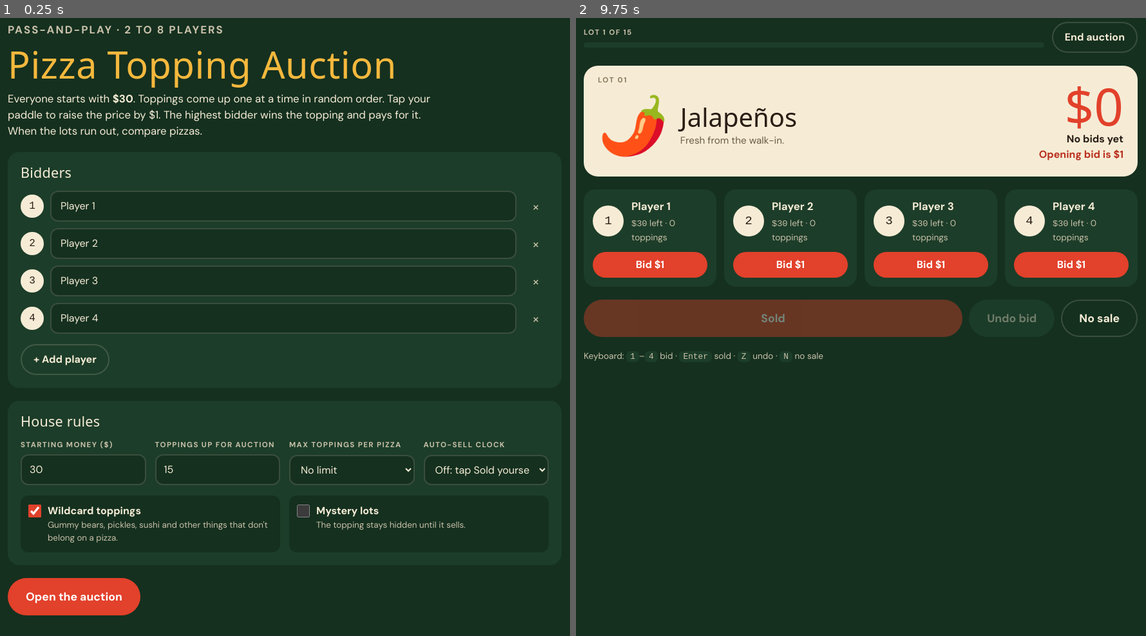
Above: before the commit, frames 1-2 (left to right).
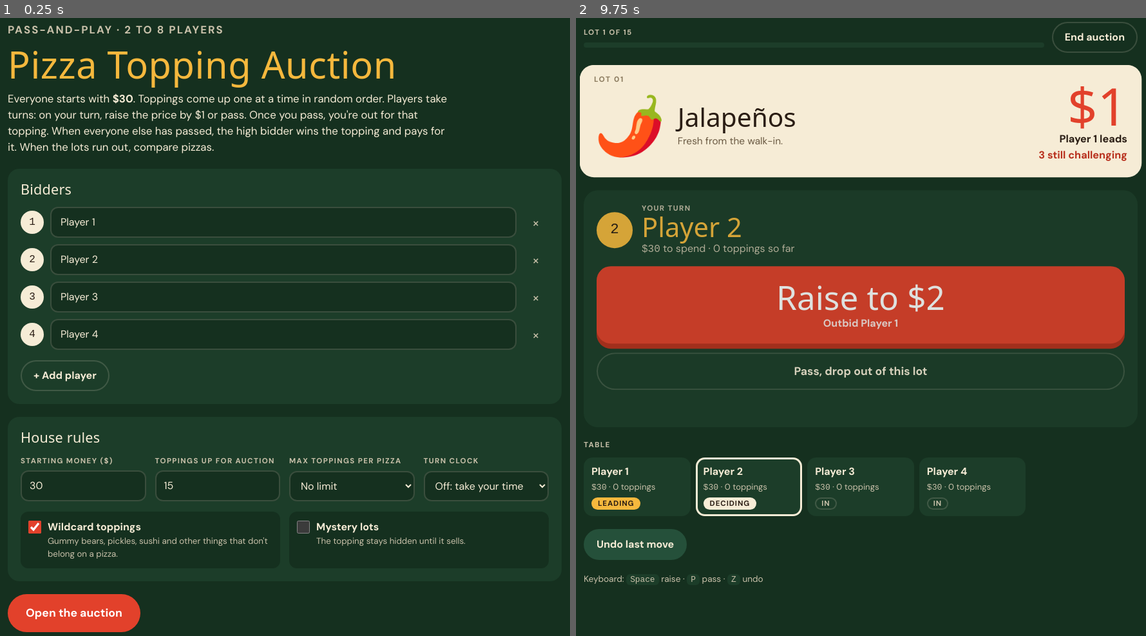
Above: after the commit, the same moments.

Repository: nkthn/game
Game: browser game, page index.html
Two runs of this game, one before a commit and one after it. Both use one fixed random seed, a clock stepped at 60 frames per second and the inputs below.
Inputs (mouse positions are in pixels of both pictures, inside the frame that each line leads up to; where the layout moved, square brackets give the same spot in the first picture):
- Up to frame 1 (0.25 s): no input
- Up to frame 2 (9.75 s): click "PASS-AND-PLAY · 2 TO 8 PLAYERS" at 0.27 s; tap Space every 0.5 s from 1.1 to 9.6 s; click (861, 611) [861, 598] at 2.02 s; tap N at 2.52, 7.52 s; tap Enter at 3.52 s; click (804, 123) [804, 116] at 4.52 s; tap P at 4.52, 8.52 s; click (861, 191) [861, 172] at 7.02 s; click "Open the auction" at 9.52 s

The runs differ from the first frame. In frame 1, 9.7% of the frame differs, in the area x 1-97%, y 12-100%; in frame 2, 20%, in the area x 0-100%, y 7-92%.

Commit message:
Make the auction turn-based with a big Raise button
Players now take turns in order: raise the price by $1 or pass. Passing
drops you out of that topping, players who can't afford the next raise
drop out automatically, and the lot sells once nobody is left to
challenge the high bidder. The opening player rotates each lot, the
optional clock is now a per-turn auto-pass, and undo steps back one move.

Co-Authored-By: Claude Opus 5.5 <noreply@anthropic.com>
Claude-Session: https://claude.ai/code/session_01GNwXg4oJDz2fLqffgzYGgn

Diff:
--- a/index.html
+++ b/index.html
@@ -125,23 +125,32 @@
 .stamp.nosale .inner { border-color: #8a7a5e; color: #8a7a5e; }
 @keyframes stamp { from { transform: rotate(-6deg) scale(1.8); opacity: 0; } to { transform: rotate(-6deg) scale(1); opacity: 1; } }
 
-.paddles { display: grid; grid-template-columns: repeat(auto-fill, minmax(190px, 1fr)); gap: 12px; }
-.paddle {
-  border: 0; text-align: left; border-radius: 18px; padding: 14px; background: var(--felt-2);
-  display: grid; grid-template-columns: auto 1fr; gap: 4px 12px; align-items: center;
-  box-shadow: inset 0 0 0 2px transparent; transition: background .15s, box-shadow .15s, transform .08s;
-}
-.paddle .disc { grid-row: span 2; width: 48px; height: 48px; border-radius: 50%; background: var(--dough); color: var(--ink); display: grid; place-items: center; font-family: var(--font-num); font-size: 1.2rem; }
-.paddle .pname { font-weight: 700; font-size: 1.05rem; overflow-wrap: anywhere; min-width: 0; }
-.paddle .pmeta { font-size: .85rem; color: var(--dough-dim); }
-.paddle .act { grid-column: 1 / -1; margin-top: 8px; padding: 8px 12px; border-radius: 99px; text-align: center; font-weight: 700; background: var(--tomato); color: #fff; }
-.paddle:hover:not(:disabled) { background: var(--felt-3); }
-.paddle:active:not(:disabled) { transform: translateY(1px); }
-.paddle:disabled { cursor: default; }
-.paddle:disabled .act { background: transparent; color: var(--dough-dim); box-shadow: inset 0 0 0 2px var(--line); }
-.paddle.leading { box-shadow: inset 0 0 0 3px var(--cheese); }
-.paddle.leading .disc { background: var(--cheese); }
-.paddle.leading .act { color: var(--cheese); box-shadow: inset 0 0 0 2px var(--cheese); }
+.turn { background: var(--felt-2); border-radius: 22px; padding: 20px; display: grid; gap: 14px; }
+.turn.enter { animation: enter .3s ease; }
+@keyframes enter { from { opacity: .3; transform: translateY(6px); } to { opacity: 1; transform: none; } }
+.turn-head { display: flex; gap: 14px; align-items: center; }
+.turn-head .disc { flex: none; width: 56px; height: 56px; border-radius: 50%; background: var(--cheese); color: var(--ink); display: grid; place-items: center; font-family: var(--font-num); font-size: 1.4rem; }
+.turn-head .who { font-family: var(--font-display); font-size: clamp(1.8rem, 7vw, 2.6rem); line-height: 1; color: var(--cheese); overflow-wrap: anywhere; min-width: 0; }
+.raise {
+  border: 0; width: 100%; min-height: 120px; border-radius: 22px; background: var(--tomato); color: #fff;
+  font-family: var(--font-display); font-size: clamp(2rem, 9vw, 3.2rem); line-height: 1.05; padding: 18px;
+  box-shadow: 0 8px 0 var(--tomato-ink); transition: transform .06s, box-shadow .06s, background .15s;
+}
+.raise small { display: block; font-family: var(--font-body); font-weight: 700; font-size: 1rem; opacity: .85; margin-top: 6px; }
+.raise:hover { background: #ea4c35; }
+.raise:active { transform: translateY(6px); box-shadow: 0 2px 0 var(--tomato-ink); }
+.turn .pass { width: 100%; }
+.turn-clock { font-weight: 700; color: var(--cheese); min-height: 1.5em; text-align: center; }
+
+.roster { display: grid; grid-template-columns: repeat(auto-fill, minmax(150px, 1fr)); gap: 8px; }
+.seat { border-radius: 14px; padding: 10px 12px; background: var(--felt-2); display: grid; gap: 2px; box-shadow: inset 0 0 0 2px transparent; }
+.seat .sname { font-weight: 700; overflow-wrap: anywhere; min-width: 0; }
+.seat .smeta { font-size: .82rem; color: var(--dough-dim); }
+.seat .pill { justify-self: start; margin-top: 4px; padding: 1px 10px; border-radius: 99px; font-size: .72rem; font-weight: 700; letter-spacing: .08em; text-transform: uppercase; box-shadow: inset 0 0 0 2px var(--line); color: var(--dough-dim); }
+.seat.now { box-shadow: inset 0 0 0 3px var(--dough); }
+.seat.now .pill { background: var(--dough); color: var(--ink); box-shadow: none; }
+.seat.leading .pill { background: var(--cheese); color: var(--ink); box-shadow: none; }
+.seat.out { opacity: .5; }
 
 .controls { display: flex; gap: 10px; flex-wrap: wrap; }
 .controls .grow { flex: 1 1 220px; }
@@ -166,9 +175,7 @@
 @media (max-width: 560px) {
   .lot { grid-template-columns: auto 1fr; }
   .price { grid-column: 1 / -1; text-align: left; display: flex; align-items: baseline; gap: 12px; flex-wrap: wrap; }
-  .paddles { grid-template-columns: 1fr 1fr; }
-  .paddle { grid-template-columns: 1fr; padding: 12px; }
-  .paddle .disc { grid-row: auto; width: 38px; height: 38px; font-size: 1rem; }
+  .roster { grid-template-columns: 1fr 1fr; }
 }
 @media (prefers-reduced-motion: reduce) {
   *, *::before, *::after { animation: none !important; transition: none !important; }
@@ -210,7 +217,8 @@
       phase: "setup",
       names: ["Player 1", "Player 2", "Player 3", "Player 4"],
       settings: { budget: 30, lots: 15, cap: 0, timer: 0, wild: true, mystery: false },
-      players: [], lots: [], lotIndex: 0, bids: [], deadline: 0, log: [], showing: null, error: ""
+      players: [], lots: [], lotIndex: 0, bids: [], active: [], turn: 0, starter: 0, history: [],
+      deadline: 0, log: [], showing: null, error: ""
     };
   }
 
@@ -227,14 +235,33 @@
   const leader = () => (S.bids.length ? S.bids[S.bids.length - 1] : -1);
   const lot = () => S.lots[S.lotIndex];
   const capped = (p) => S.settings.cap > 0 && p.items.length >= S.settings.cap;
-  function bidState(i) {
-    const p = S.players[i];
-    if (i === leader()) return { ok: false, why: "High bidder" };
-    if (capped(p)) return { ok: false, why: "Pizza full" };
-    if (p.money < price() + 1) return { ok: false, why: p.money === 0 ? "Out of money" : "Can't afford" };
-    return { ok: true, why: "Bid $" + (price() + 1) };
-  }
+  const canRaise = (i) => !capped(S.players[i]) && S.players[i].money >= price() + 1;
   const anyoneCanOpen = () => S.players.some((p) => !capped(p) && p.money >= 1);
+
+  // Move the turn to the next player still in the lot. Players who can't cover
+  // the next raise drop out automatically. When nobody is left to challenge the
+  // high bidder, the lot sells; when nobody bid at all, it goes unsold.
+  function nextTurn(from) {
+    const n = S.players.length;
+    for (let guard = 0; guard < n * 2 + 2; guard++) {
+      const lead = leader();
+      const contenders = S.players.map((_, i) => i).filter((i) => S.active[i] && i !== lead);
+      if (!contenders.length) return S.bids.length ? sell() : noSale();
+      let i = from;
+      do { i = (i + 1) % n; } while (!(S.active[i] && i !== lead));
+      if (!canRaise(i)) { S.active[i] = false; from = i; continue; }
+      S.turn = i;
+      S.deadline = S.settings.timer ? Date.now() + S.settings.timer * 1000 : 0;
+      return render(true);
+    }
+  }
+
+  function beginLot() {
+    const n = S.players.length;
+    S.bids = []; S.history = []; S.showing = null; S.deadline = 0;
+    S.active = S.players.map((p) => !capped(p) && p.money >= 1);
+    nextTurn((S.starter - 1 + n) % n);
+  }
 
   // ---------- actions ----------
   function startGame() {
@@ -248,22 +275,32 @@
     S.players = names.map((name) => ({ name, money: st.budget, items: [] }));
     const pool = shuffle(TOPPINGS.concat(st.wild ? WILDCARDS : []));
     S.lots = pool.slice(0, st.lots);
-    S.lotIndex = 0; S.bids = []; S.log = []; S.deadline = 0; S.showing = null;
+    S.lotIndex = 0; S.log = []; S.starter = 0;
     S.phase = "auction";
-    render();
-  }
-
-  function bid(i) {
-    if (S.phase !== "auction" || S.showing || !bidState(i).ok) return;
-    S.bids.push(i);
-    if (S.settings.timer) S.deadline = Date.now() + S.settings.timer * 1000;
-    render(true);
+    beginLot();
+  }
+
+  const snap = () => S.history.push({ bids: S.bids.slice(), active: S.active.slice(), turn: S.turn });
+
+  function raise() {
+    if (S.phase !== "auction" || S.showing || !canRaise(S.turn)) return;
+    snap();
+    S.bids.push(S.turn);
+    nextTurn(S.turn);
+  }
+
+  function pass() {
+    if (S.phase !== "auction" || S.showing) return;
+    snap();
+    S.active[S.turn] = false;
+    nextTurn(S.turn);
   }
 
   function undo() {
-    if (S.showing || !S.bids.length) return;
-    S.bids.pop();
-    S.deadline = S.bids.length && S.settings.timer ? Date.now() + S.settings.timer * 1000 : 0;
+    if (S.showing || !S.history.length) return;
+    const h = S.history.pop();
+    S.bids = h.bids; S.active = h.active; S.turn = h.turn;
+    S.deadline = S.settings.timer ? Date.now() + S.settings.timer * 1000 : 0;
     render();
   }
 
@@ -293,8 +330,9 @@
     pauseTimer = null;
     S.showing = null; S.bids = []; S.deadline = 0;
     S.lotIndex++;
-    if (S.lotIndex >= S.lots.length || !anyoneCanOpen()) S.phase = "end";
-    render();
+    S.starter = (S.starter + 1) % S.players.length;   // a different player opens each lot
+    if (S.lotIndex >= S.lots.length || !anyoneCanOpen()) { S.phase = "end"; return render(); }
+    beginLot();
   }
 
   function endEarly() {
@@ -313,19 +351,15 @@
 
   // ---------- timer ----------
   function timerText() {
-    if (!S.settings.timer) return S.bids.length ? "Call it with Sold when the bidding stops." : "";
-    if (!S.bids.length) return "Clock starts on the first bid.";
-    const left = Math.max(0, S.deadline - Date.now()) / 1000;
-    const t = S.settings.timer;
-    if (left > (2 * t) / 3) return Math.ceil(left) + "s on the clock";
-    if (left > t / 3) return "Going once… " + Math.ceil(left) + "s";
-    return "Going twice… " + Math.ceil(left) + "s";
+    if (!S.settings.timer || !S.deadline) return "";
+    const left = Math.ceil(Math.max(0, S.deadline - Date.now()) / 1000);
+    return left <= 3 ? "Hurry! Auto-pass in " + left + "s" : left + "s to decide";
   }
   function startTick() {
     if (tick) return;
     tick = setInterval(() => {
       if (S.phase !== "auction" || S.showing || !S.deadline) return;
-      if (Date.now() >= S.deadline) { sell(); return; }
+      if (Date.now() >= S.deadline) { pass(); return; }
       const el = document.getElementById("timer");
       if (el) el.textContent = timerText();
     }, 150);
@@ -350,7 +384,7 @@
       <section class="intro">
         <p class="label">Pass-and-play · 2 to 8 players</p>
         <h1>Pizza Topping Auction</h1>
-        <p>Everyone starts with <b>$${esc(st.budget)}</b>. Toppings come up one at a time in random order. Tap your paddle to raise the price by $1. The highest bidder wins the topping and pays for it. When the lots run out, compare pizzas.</p>
+        <p>Everyone starts with <b>$${esc(st.budget)}</b>. Toppings come up one at a time in random order. Players take turns: on your turn, raise the price by $1 or pass. Once you pass, you're out for that topping. When everyone else has passed, the high bidder wins the topping and pays for it. When the lots run out, compare pizzas.</p>
       </section>
       <section class="panel">
         <h2>Bidders</h2>
@@ -368,9 +402,9 @@
             <select id="s-cap" data-set="cap">
               ${[0, 3, 4, 5, 6, 8].map((v) => `<option value="${v}" ${+st.cap === v ? "selected" : ""}>${v ? v : "No limit"}</option>`).join("")}
             </select></label>
-          <label class="field"><span class="label">Auto-sell clock</span>
+          <label class="field"><span class="label">Turn clock</span>
             <select id="s-timer" data-set="timer">
-              ${[0, 5, 8, 10, 15].map((v) => `<option value="${v}" ${+st.timer === v ? "selected" : ""}>${v ? v + " seconds after last bid" : "Off: tap Sold yourself"}</option>`).join("")}
+              ${[0, 5, 8, 10, 15].map((v) => `<option value="${v}" ${+st.timer === v ? "selected" : ""}>${v ? v + " seconds, then auto-pass" : "Off: take your time"}</option>`).join("")}
             </select></label>
         </div>
         <div class="settings">
@@ -398,17 +432,35 @@
       stamp = `<div class="stamp nosale"><div class="inner"><b>No sale</b><span>Nobody wanted it</span></div></div>`;
     }
 
-    const paddles = S.players.map((p, i) => {
-      const b = bidState(i);
-      const key = i < 9 ? `<kbd>${i + 1}</kbd>` : "";
+    const stillIn = S.active.filter(Boolean).length;
+    const roster = S.players.map((p, i) => {
+      const now = !S.showing && i === S.turn;
+      const status = i === lead ? "Leading" : now ? "Deciding" : S.active[i] ? "In" : "Passed";
+      const cls = i === lead ? "leading" : now ? "now" : S.active[i] ? "" : "out";
       return `
-        <button class="paddle ${i === lead ? "leading" : ""}" data-bid="${i}" ${b.ok && !S.showing ? "" : "disabled"} aria-label="${esc(p.name)}: ${esc(b.why)}">
-          <span class="disc">${i + 1}</span>
-          <span class="pname">${esc(p.name)}</span>
-          <span class="pmeta"><span class="num">$${p.money}</span> left · ${p.items.length} topping${p.items.length === 1 ? "" : "s"}${S.settings.cap ? "/" + S.settings.cap : ""}</span>
-          <span class="act">${esc(b.why)}</span>
-        </button>`;
+        <div class="seat ${cls}">
+          <span class="sname">${esc(p.name)}</span>
+          <span class="smeta"><span class="num">$${p.money}</span> · ${p.items.length} topping${p.items.length === 1 ? "" : "s"}${S.settings.cap ? "/" + S.settings.cap : ""}</span>
+          <span class="pill">${status}</span>
+        </div>`;
     }).join("");
+
+    const me = S.players[S.turn];
+    const next = price() + 1;
+    const turnPanel = S.showing ? "" : `
+      <section class="turn ${flash ? "enter" : ""}" aria-live="polite">
+        <div class="turn-head">
+          <span class="disc" aria-hidden="true">${S.turn + 1}</span>
+          <div style="min-width:0">
+            <div class="label">Your turn</div>
+            <div class="who">${esc(me.name)}</div>
+            <div class="muted"><span class="num">$${me.money}</span> to spend · ${me.items.length} topping${me.items.length === 1 ? "" : "s"} so far</div>
+          </div>
+        </div>
+        <button class="raise" data-act="raise">Raise to $${next}<small>${lead >= 0 ? "Outbid " + esc(S.players[lead].name) : "Open the bidding"}</small></button>
+        <button class="btn ghost big pass" data-act="pass">${lead >= 0 ? "Pass, drop out of this lot" : "Pass"}</button>
+        <div class="turn-clock" id="timer">${esc(timerText())}</div>
+      </section>`;
 
     const log = S.log.slice(0, 6).map((l) => `
       <li><span class="num muted">${pad2(l.lot)}</span><span class="grow">${l.emoji} ${esc(l.item)}</span>
@@ -434,22 +486,23 @@
           <div class="amt num" style="font-family:var(--font-display)">$${price()}</div>
           <div>
             <div class="who">${lead >= 0 ? esc(S.players[lead].name) + " leads" : "No bids yet"}</div>
-            <div class="timer" id="timer">${lead >= 0 ? esc(timerText()) : "Opening bid is $1"}</div>
+            <div class="timer">${lead >= 0 ? stillIn - 1 + " still challenging" : "Opening bid is $1"}</div>
           </div>
         </div>
         ${stamp}
       </section>
 
-      <section class="paddles" aria-label="Bidders">${paddles}</section>
+      ${turnPanel}
+
+      <section style="display:grid;gap:10px" aria-label="Players">
+        <div class="label">Table</div>
+        <div class="roster">${roster}</div>
+      </section>
 
       <div class="controls">
-        <button class="btn primary big grow" data-act="sell" ${S.bids.length && !S.showing ? "" : "disabled"}>
-          ${lead >= 0 ? "Sold to " + esc(S.players[lead].name) + " for $" + price() : "Sold"}
-        </button>
-        <button class="btn big" data-act="undo" ${S.bids.length && !S.showing ? "" : "disabled"}>Undo bid</button>
-        <button class="btn ghost big" data-act="nosale" ${!S.bids.length && !S.showing ? "" : "disabled"}>No sale</button>
+        <button class="btn" data-act="undo" ${S.history.length && !S.showing ? "" : "disabled"}>Undo last move</button>
       </div>
-      <p class="hint">Keyboard: <kbd>1</kbd>–<kbd>${Math.min(9, S.players.length)}</kbd> bid · <kbd>Enter</kbd> sold · <kbd>Z</kbd> undo · <kbd>N</kbd> no sale</p>
+      <p class="hint">Keyboard: <kbd>Space</kbd> raise · <kbd>P</kbd> pass · <kbd>Z</kbd> undo</p>
 
       ${log ? `<section style="display:grid;gap:10px"><div class="label">Recent sales</div><ul class="log">${log}</ul></section>` : ""}`;
   }
@@ -531,14 +584,13 @@
   app.addEventListener("click", (e) => {
     const t = e.target.closest("button");
     if (!t || t.disabled) return;
-    if (t.dataset.bid !== undefined) return bid(+t.dataset.bid);
     if (t.dataset.remove !== undefined) { S.names.splice(+t.dataset.remove, 1); return render(); }
     switch (t.dataset.act) {
       case "add": S.names.push("Player " + (S.names.length + 1)); render(); document.getElementById("pname-" + (S.names.length - 1))?.select(); break;
       case "start": startGame(); break;
-      case "sell": sell(); break;
+      case "raise": raise(); break;
+      case "pass": pass(); break;
       case "undo": undo(); break;
-      case "nosale": noSale(); break;
       case "end": endEarly(); break;
       case "rematch": rematch(); break;
       case "setup": { const names = S.players.map((p) => p.name), st = S.settings; S = freshState(); S.names = names; S.settings = st; render(); break; }
@@ -558,10 +610,10 @@
   });
   document.addEventListener("keydown", (e) => {
     if (S.phase !== "auction" || e.target.matches("input, select") || e.metaKey || e.ctrlKey || e.altKey) return;
-    if (/^[1-9]$/.test(e.key) && +e.key <= S.players.length) { e.preventDefault(); bid(+e.key - 1); }
-    else if (e.key === "Enter") { e.preventDefault(); sell(); }
+    if (e.repeat) return;
+    if (e.key === " ") { e.preventDefault(); raise(); }
+    else if (e.key === "p" || e.key === "P") pass();
     else if (e.key === "z" || e.key === "Z") undo();
-    else if (e.key === "n" || e.key === "N") noSale();
   });
 
   // ---------- boot ----------
